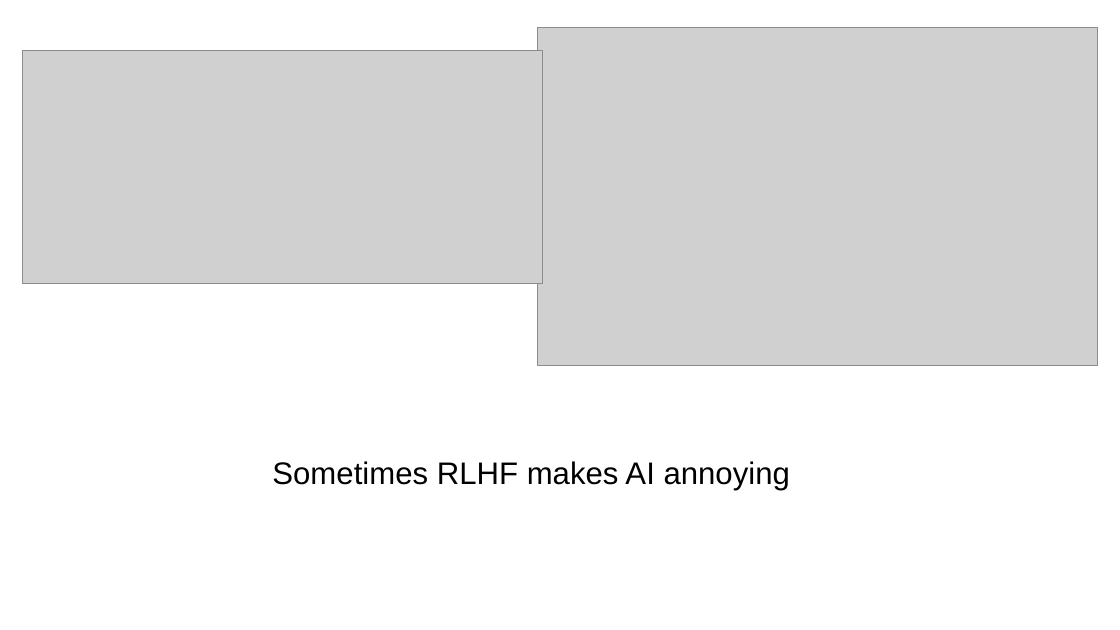
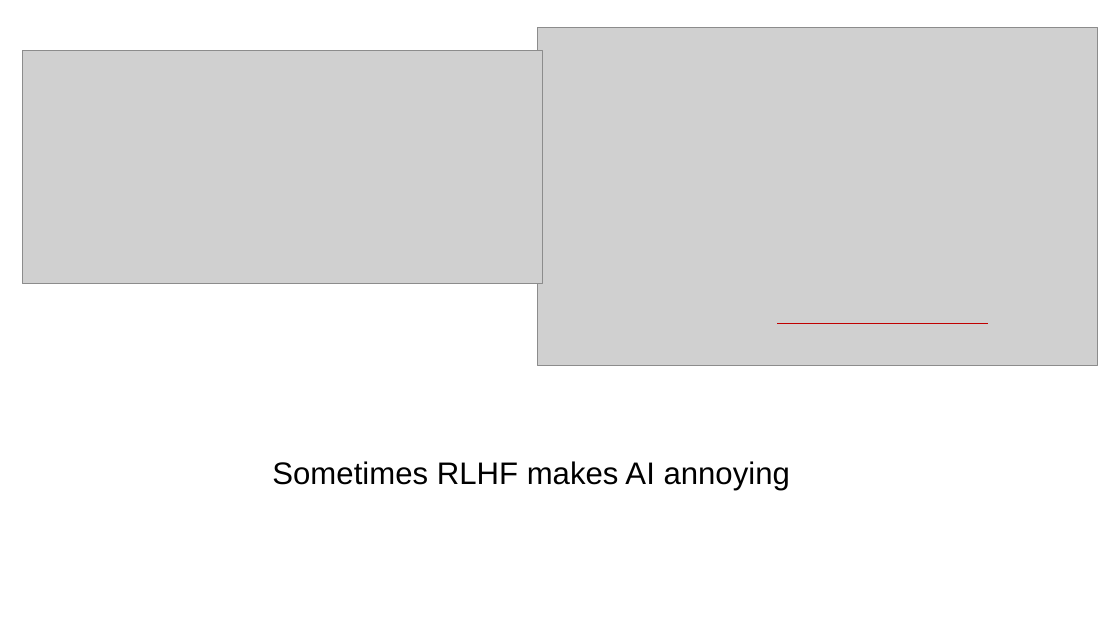
Before and after one commit to ucla-anderson-SSAI/SSAI, a slide deck: slide 18 of Slides/Week 7/Week7.pptx. Drawn at 1120x630 pixels with LibreOffice and Linux fonts; fonts in the diff are those of the drawing; grey boxes stand for pictures. Boxes give left, top, right and bottom in pixels: in the first picture for what was removed or moved away, otherwise in the second. Text is boxed around its words. In the diff, an @@ line names an element or a change of style, - is before the commit and + after.

```diff
--- a/Slides/Week 7/Week7.pptx
+++ b/Slides/Week 7/Week7.pptx
@@ line added from (777, 324) to (988, 324), #C00000 1 pt @@
```
Also in this commit, not shown: 12 other slides changed, 2 other files.
